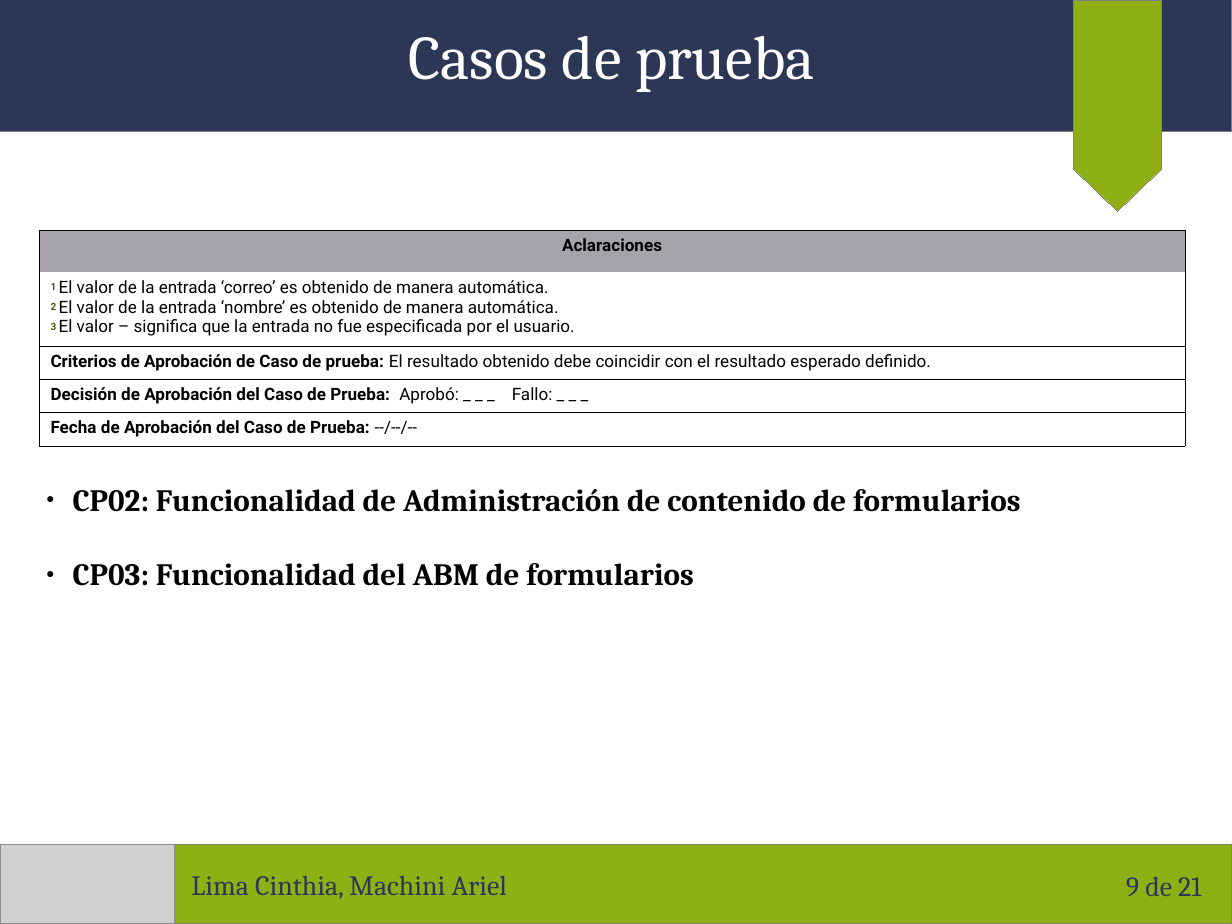
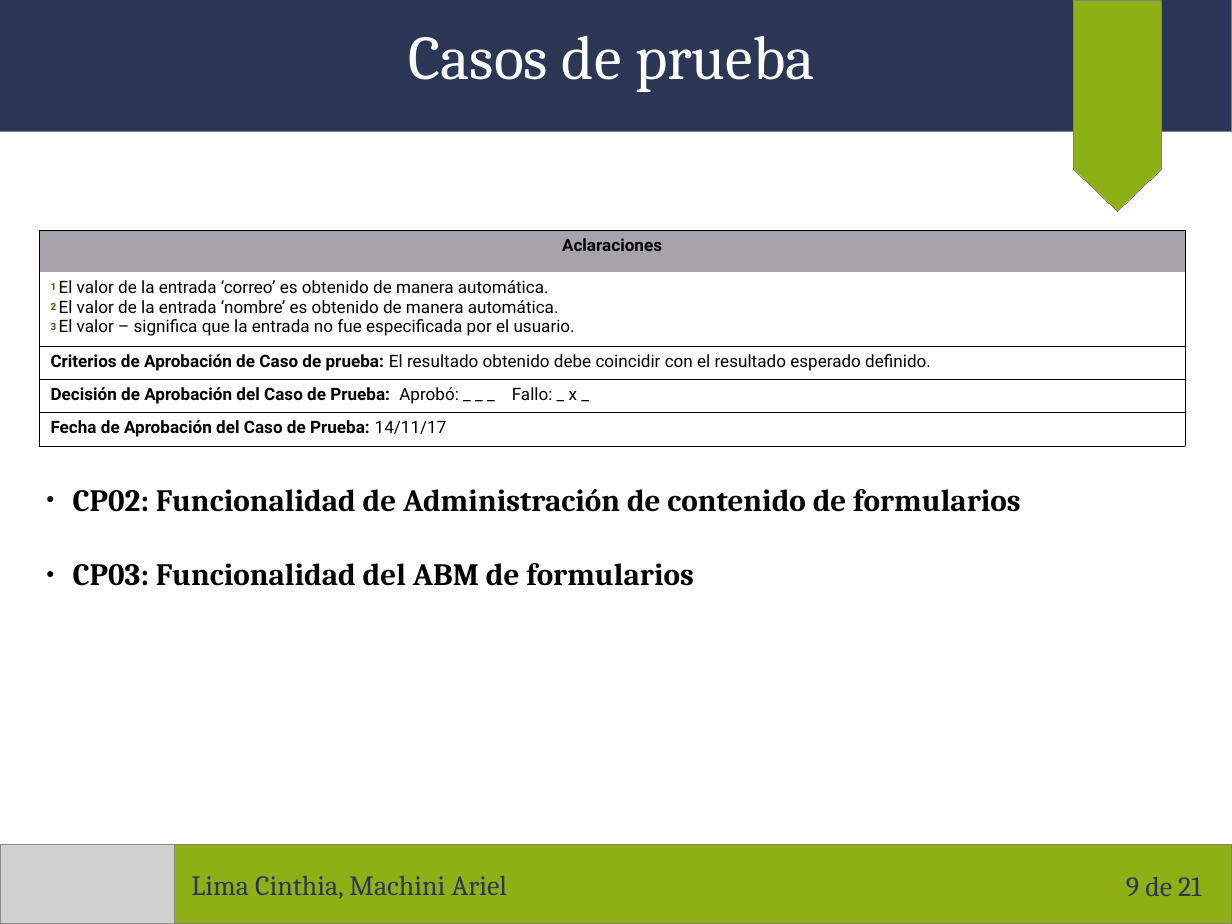
Before and after one commit to arielmachini/Caciar, a slide deck: slide 9 of Presentaciones/Presentación 14-11-2017.odp. Drawn at 1232x924 pixels with LibreOffice and Linux fonts; fonts in the diff are those of the drawing; grey boxes stand for pictures. Boxes give left, top, right and bottom in pixels: in the first picture for what was removed or moved away, otherwise in the second. Text is boxed around its words. In the diff, an @@ line names an element or a change of style, - is before the commit and + after.

```diff
--- a/Presentaciones/Presentación 14-11-2017.odp
+++ b/Presentaciones/Presentación 14-11-2017.odp
@@ table at (39, 230, 1185, 446) @@
-row 4, column 1: Decisión de Aprobación del Caso de Prueba: Aprobó: _ _ _ Fallo: _ _ _
+row 4, column 1: Decisión de Aprobación del Caso de Prueba: Aprobó: _ _ _ Fallo: _ x _
-row 5, column 1: Fecha de Aprobación del Caso de Prueba: --/--/--
+row 5, column 1: Fecha de Aprobación del Caso de Prueba: 14/11/17
```
Also in this commit, not shown: 3 other slides changed, 1 other file.
